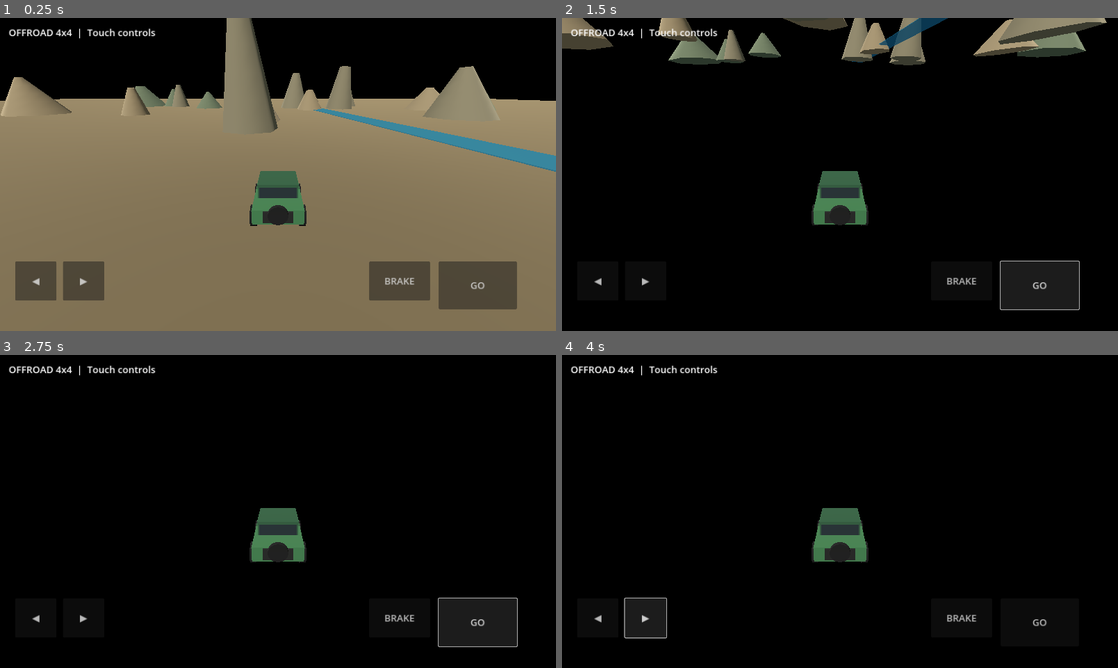
Above: before the commit, frames 1-4 (two rows, left to right).
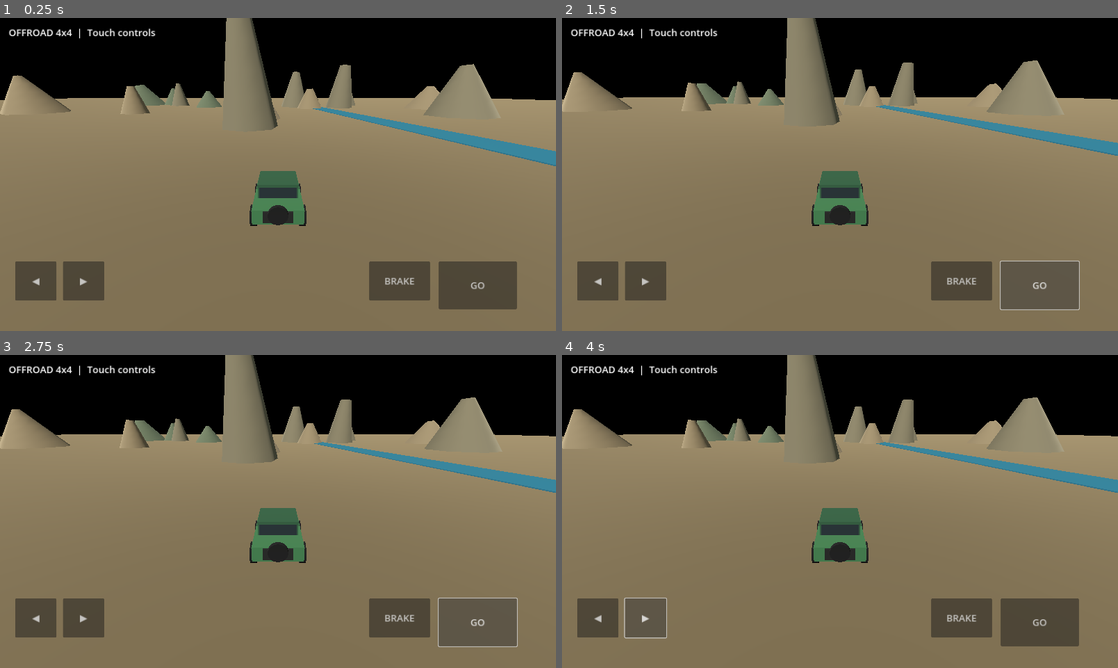
Above: after the commit, the same moments.

Repository: nareshdhakad241-cell/indian-offroad-jeep-simulator
Game: Godot game, scene res://scenes/Main.tscn
Two runs of this game, one before a commit and one after it. Both use one fixed random seed, a clock stepped at 60 frames per second and the inputs below.
Inputs:
- Up to frame 1 (0.25 s): no input
- Up to frame 2 (1.5 s): click "GO" at 0.5 s; click "GO" at 1.25 s
- Up to frame 3 (2.75 s): hold D (ui_right) from 2.03 s (still down)
- Up to frame 4 (4 s): release D (ui_right) at 2.75 s; click "◀" at 2.75 s; click "▶" at 3.5 s

The runs differ from the first frame. In frame 1, 1.4% of the frame differs, in the area x 0-100%, y 0-50%; in frame 2, 83%, in the area x 0-100%, y 0-100%; in frame 3, 77%; in frame 4, 77%.

Commit message:
Add jeep collision shape for ground physics

Diff:
--- a/scenes/Main.tscn
+++ b/scenes/Main.tscn
@@ -1,11 +1,18 @@
-[gd_scene load_steps=3 format=3]
+[gd_scene load_steps=4 format=3]
 
 [ext_resource type="Script" path="res://scripts/main.gd" id="1"]
 [ext_resource type="Script" path="res://scripts/jeep.gd" id="2"]
+
+[sub_resource type="BoxShape3D" id="BoxShape3D_jeep"]
+size = Vector3(2.0, 1.25, 3.25)
 
 [node name="Main" type="Node3D"]
 script = ExtResource("1")
 
 [node name="Jeep" type="CharacterBody3D" parent="."]
-position = Vector3(0, 2, 0)
+position = Vector3(0, 1.5, 0)
 script = ExtResource("2")
+
+[node name="CollisionShape3D" type="CollisionShape3D" parent="Jeep"]
+position = Vector3(0, 0.7, 0)
+shape = SubResource("BoxShape3D_jeep")
